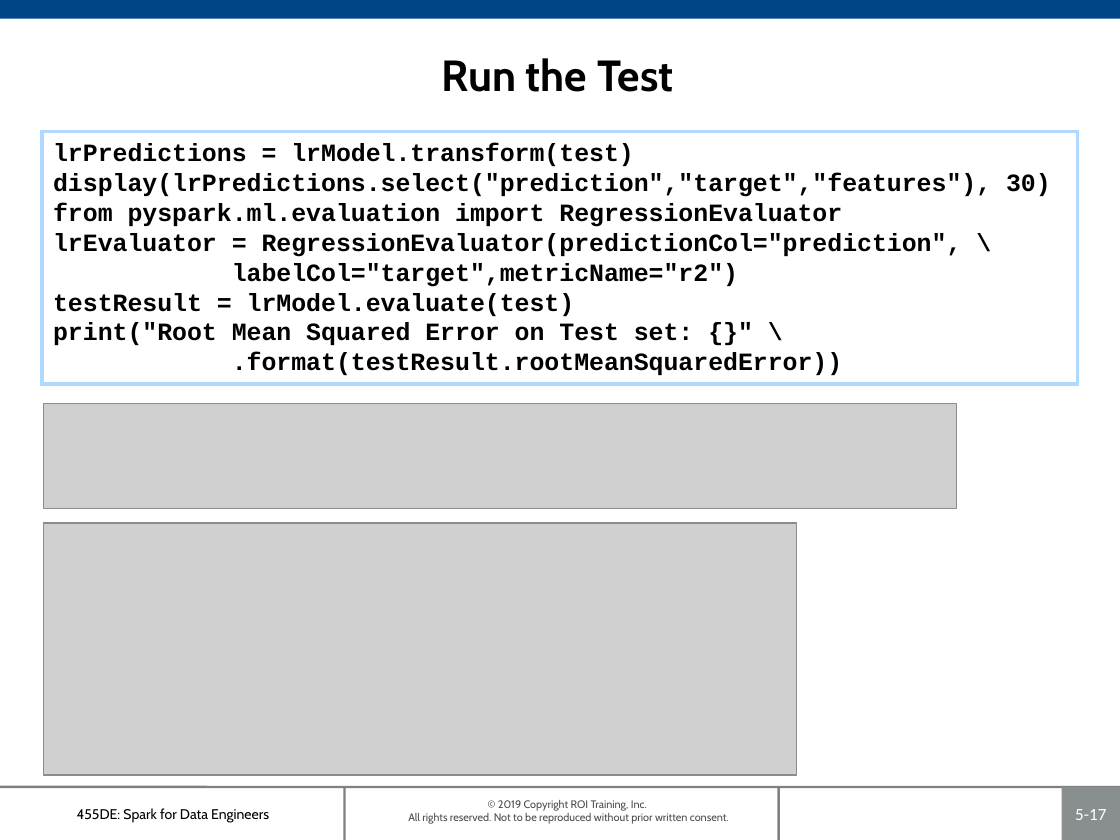
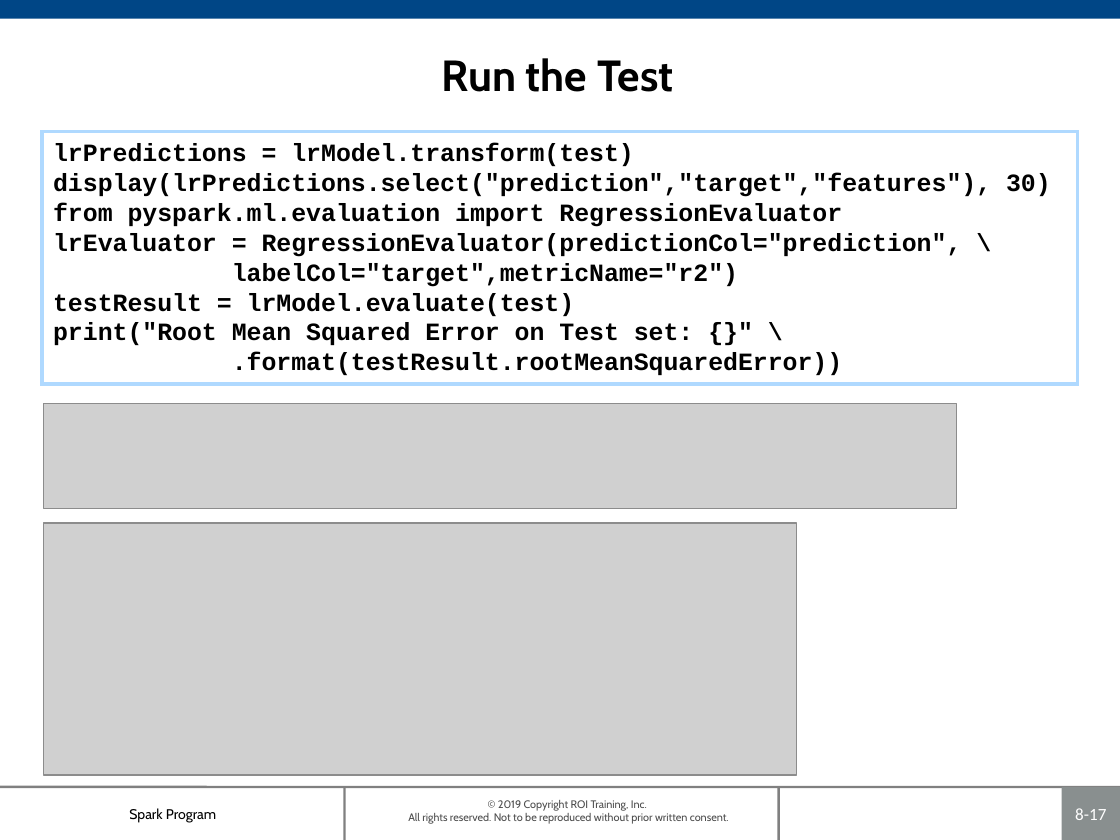
Before and after one commit to roitraining/SparkProgram, a slide deck: slide 17 of Day6/Ch08_RegressionAnalysis.pptx. Drawn at 1120x840 pixels with LibreOffice and Linux fonts; fonts in the diff are those of the drawing; grey boxes stand for pictures; background and template pictures are left out. Boxes give left, top, right and bottom in pixels: in the first picture for what was removed or moved away, otherwise in the second. Text is boxed around its words. In the diff, an @@ line names an element or a change of style, - is before the commit and + after.

```diff
--- a/Day6/Ch08_RegressionAnalysis.pptx
+++ b/Day6/Ch08_RegressionAnalysis.pptx
@@ text at box(129, 808, 216, 823): text changed @@
-455DE: Spark for Data Engineers
+Spark Program
@@ page number at box(1075, 808, 1106, 820): text changed @@
-5-17
+8-17
```
Also in this commit, not shown: 19 other slides changed, 3 other files.
